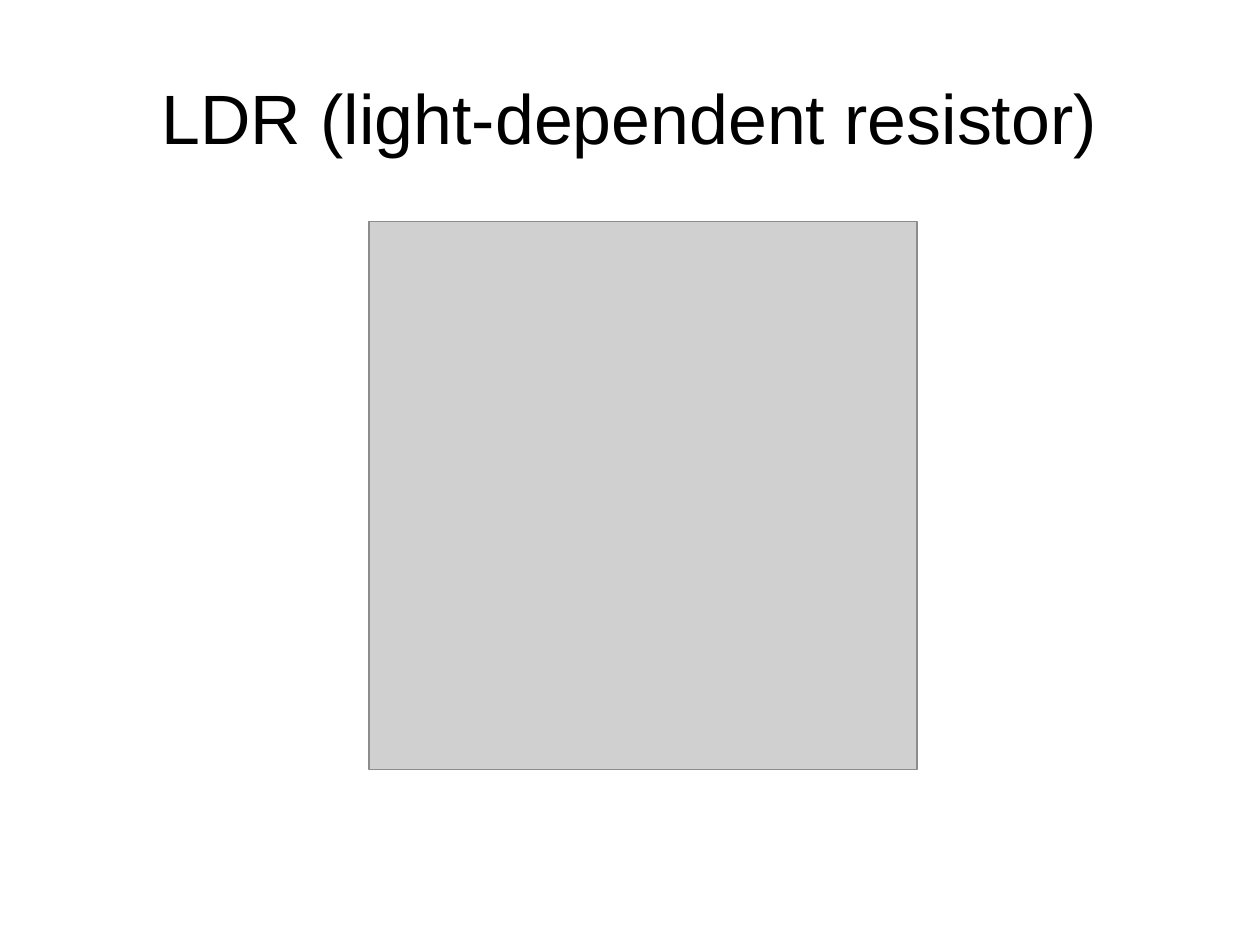
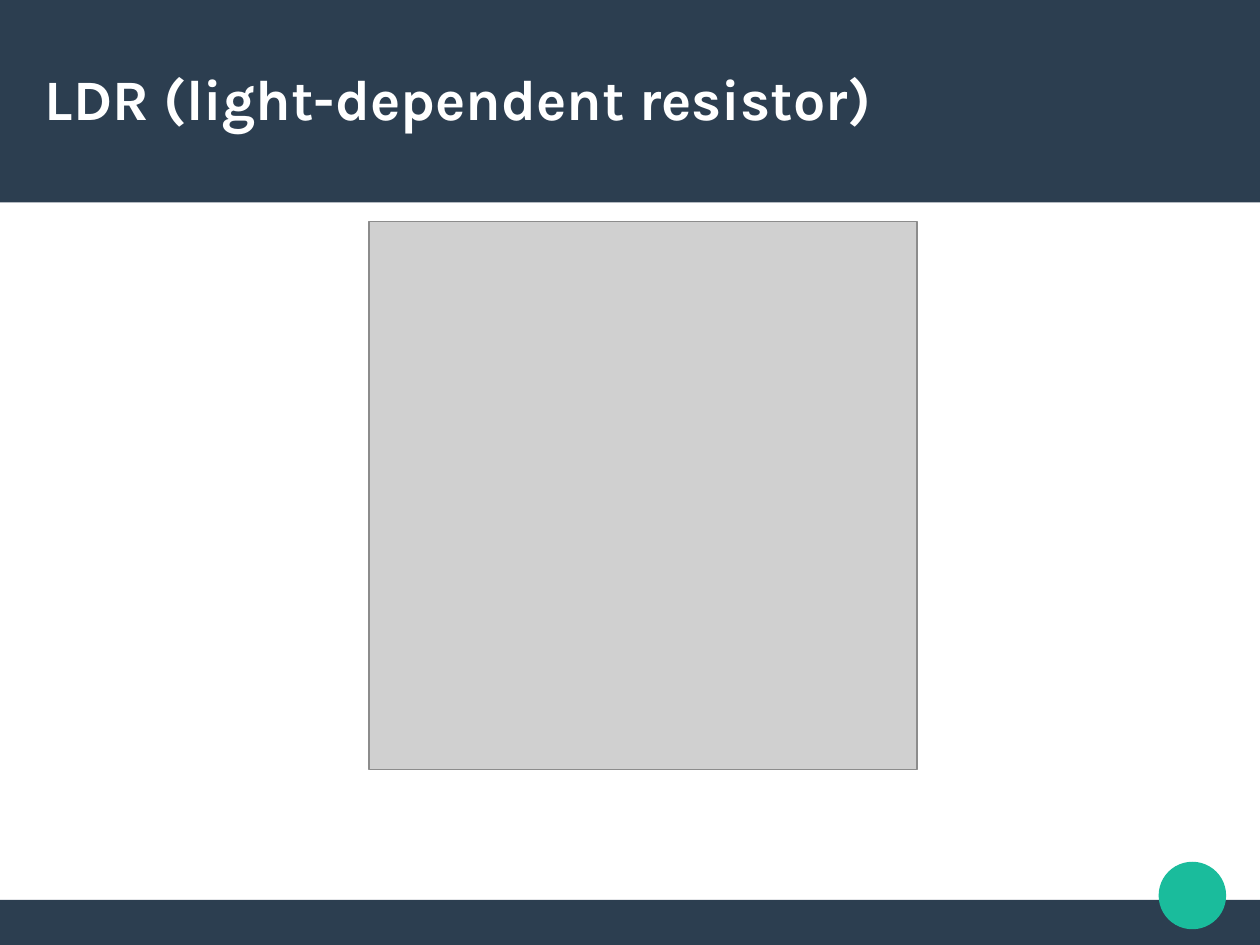
Before and after one commit to valentinbasel/escuela_del_futuro, a slide deck: slide 4 of clase1/mini_present.odp. Drawn at 1260x945 pixels with LibreOffice and Linux fonts; fonts in the diff are those of the drawing; grey boxes stand for pictures. Boxes give left, top, right and bottom in pixels: in the first picture for what was removed or moved away, otherwise in the second. Text is boxed around its words. In the diff, an @@ line names an element or a change of style, - is before the commit and + after.

```diff
--- a/clase1/mini_present.odp
+++ b/clase1/mini_present.odp
@@ rectangle added at (0, 0, 1260, 202), fill #2C3E50 @@
@@ title "LDR (light-dependent resistor)": place and size @@
-title "LDR (light-dependent resistor)" at (162, 93, 1097, 157)
+title "LDR (light-dependent resistor)" at (45, 77, 871, 134)
@@ title "LDR (light-dependent resistor)" at (45, 77, 871, 134): size 44 to 36 pt, font Arial to Karla, text colour #000000 to #FFFFFF, bold on; alignment centre to left @@
@@ ellipse added at (1159, 862, 1227, 930), fill #1ABC9C @@
@@ rectangle added at (0, 900, 1260, 944), fill #2C3E50 @@
```
Also in this commit, not shown: 8 other slides changed, 1 slide added, 1 slide removed, 2 other files.
